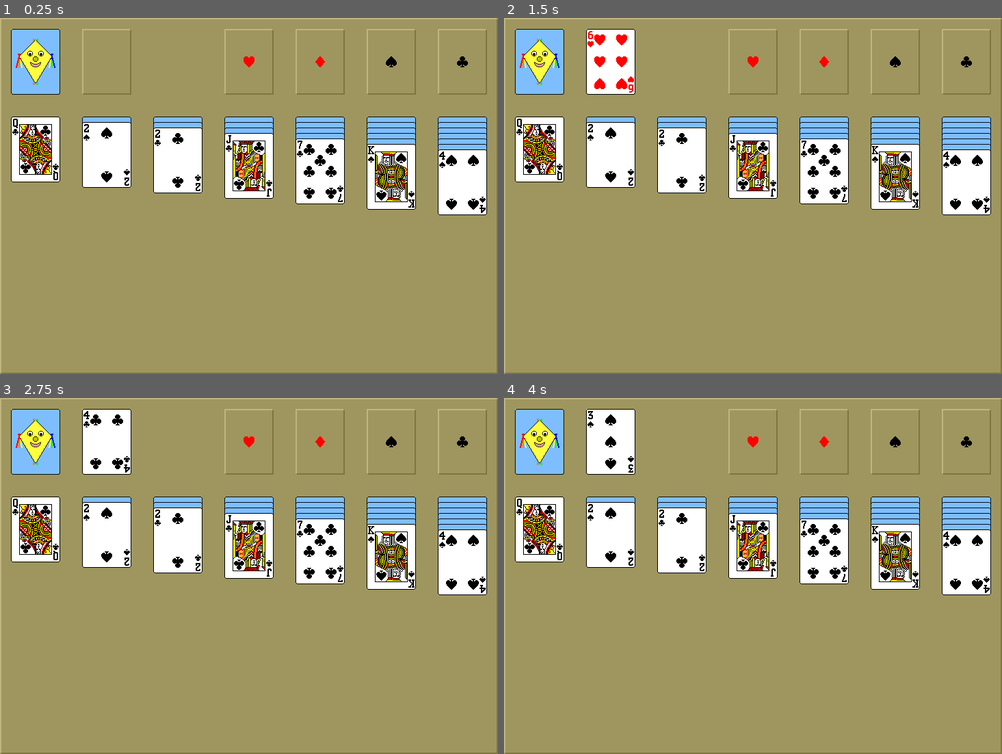
Above: before the commit, frames 1-4 (two rows, left to right).
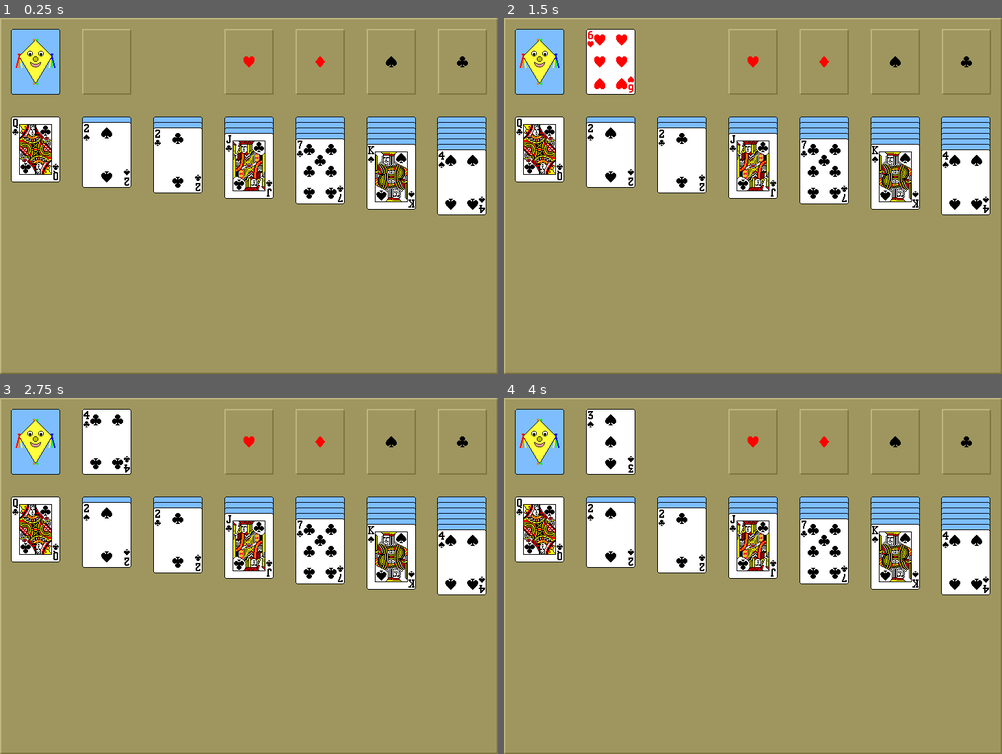
Above: after the commit, the same moments.

Repository: Drachenbauer/Solitaire
Game: Godot game, scene res://scenes/Game.tscn
The game is run twice, just before and just after one commit, with the same random seed, the same clock (stepped at 60 frames per second) and the same inputs.
Inputs (mouse positions are in pixels of both pictures, inside the frame that each line leads up to):
- Up to frame 1 (0.25 s): no input
- Up to frame 2 (1.5 s): tap Enter at 0.5 s; move the mouse to (538, 60) at 0.52 s; click (538, 60) at 0.67 s; tap Space at 1.25 s; click (538, 60) at 1.42 s
- Up to frame 3 (2.75 s): tap Enter at 2 s; click (34, 440) at 2.17 s
- Up to frame 4 (4 s): tap Space at 2.75 s; click (538, 440) at 2.92 s; tap Enter at 3.5 s; click (538, 440) at 3.67 s

The runs differ from the first frame. In frame 1, 0.2% of the frame differs, in the area x 87-98%, y 27-56%; in frame 2, 0.2%; in frame 3, 0.2%; in frame 4, 0.2%.

Commit message:
Added parent nodes for different stacks

Diff:
--- /dev/null
+++ b/Globals.gd
@@ -0,0 +1,10 @@
+extends Node
+
+
+# Declare member variables here:
+var storage_stack = []
+var flip_open_stack = []
+var target_stacks = {"h" : [], "d" : [], "s" : [], "c" : []}
+var bottom_stacks = [[], [], [], [], [], [], []]
+var is_card_flipped = false
+var is_card_sliding = false
--- a/project.godot
+++ b/project.godot
@@ -13,6 +13,10 @@
 config/name="Solitaire"
 run/main_scene="res://scenes/Game.tscn"
 config/icon="res://icon.png"
+
+[autoload]
+
+G="*res://Globals.gd"
 
 [display]
 
--- a/scenes/Card.tscn
+++ b/scenes/Card.tscn
@@ -34,17 +34,16 @@
 
 
 func _on_Card_input_event(_viewport, event, _shape_idx):
-	if !get_parent().get_parent().is_card_flipped && !get_parent().get_parent().is_card_sliding:
-		var stack = get_parent().get_parent().storage_stack
+	if !G.is_card_flipped && !G.is_card_sliding:
+		var stack = G.storage_stack
 
 		if stack.has(self):
 			if stack[stack.size()-1] == self:
 				if event is InputEventMouseButton && event.button_index == BUTTON_LEFT && event.pressed:
 					emit_signal(\"flipped\")
 					show_front()
-					to_front()
-					position.x += 104
-					get_parent().get_parent().flip_open_stack.append(self)
+					change_parent(get_parent().get_parent().get_parent().flip_open)
+					G.flip_open_stack.append(self)
 					stack.erase(self)
 		else:
 			if is_open:
@@ -75,24 +74,25 @@
 	back.visible = !is_open
 
 
-func to_front():
-	get_parent().move_child(self, get_parent().get_child_count() - 1)
+func change_parent(parent):
+	get_parent().remove_child(self)
+	parent.add_child(self)
 
 
 func follow_mouse():
 	if is_picked:
 		var mouse_position = get_viewport().get_mouse_position()
-		position = mouse_position + Vector2(0, 40)
+		position = -(get_parent().position + get_parent().get_parent().position) + mouse_position + Vector2(0, 40)
 
 
 func slide_to(target_pos):
-	get_parent().get_parent().is_card_sliding = true
+	G.is_card_sliding = true
 	tween.interpolate_property(self, \"position\",
 	position, target_pos, 0.1,
 	Tween.TRANS_LINEAR, Tween.EASE_IN_OUT)
 	tween.start()
 	yield(tween,\"tween_completed\")
-	get_parent().get_parent().is_card_sliding = false
+	G.is_card_sliding = false
 "
 
 [sub_resource type="RectangleShape2D" id=2]
--- a/scenes/Game.tscn
+++ b/scenes/Game.tscn
@@ -11,20 +11,17 @@
 const SUITS = {\"h\" : 0, \"d\" : 2, \"s\" : 4, \"c\" : 6}
 const VALUES = [\"a\", 2, 3, 4, 5, 6, 7, 8, 9, 10, \"j\", \"q\", \"k\"]
 
-var storage_stack = []
-var flip_open_stack = []
-var target_stacks = {\"h\" : [], \"d\" : [], \"s\" : [], \"c\" : []}
-var bottom_stacks = [[], [], [], [], [], [], []]
-var storage_pos = Vector2(52, 64)
-var is_card_flipped = false
-var is_card_sliding = false
-
 onready var card_path = preload(\"Card.tscn\")
-onready var deck = $Deck
+onready var storage = $Deck/Storage
+onready var flip_open = $Deck/FlipOpen
+onready var targets = [$Deck/TargetHearts, $Deck/TargetDiamonds, $Deck/TargetSpades, $Deck/TargetClubs]
+onready var bottom = [$Deck/Bottom1, $Deck/Bottom2, $Deck/Bottom3, $Deck/Bottom4, $Deck/Bottom5, $Deck/Bottom6, $Deck/Bottom7]
 
 # Called when the node enters the scene tree for the first time.
 func _ready():
 	generate_deck()
+	shuffle_deck()
+	put_deck_on_storage()
 	deal_bottom_stacks()
 
 
@@ -44,140 +41,177 @@
 			card.suit = SUITS[suit]
 			card.value = value
 			card.id = id
-			deck.add_child(card)
-			card.set_card_type()
-			storage_stack.append(card)
-			card.connect(\"flipped\", self, \"_is_card_flipped\")
-
-	shuffle_deck()
-	sort_card_layers_as_array()
+			G.storage_stack.append(card)
 
 
 func shuffle_deck():
 	randomize()
-	storage_stack.shuffle()
+	G.storage_stack.shuffle()
+
+
+func put_deck_on_storage():
+	for card in G.storage_stack:
+		storage.add_child(card)
+		card.set_card_type()
+		card.connect(\"flipped\", self, \"_is_card_flipped\")
 
 
 func deal_bottom_stacks():
 	var i = 0
 
-	for stack in bottom_stacks:
+	for stack in G.bottom_stacks:
 		i += 1
 
 		for j in range(i):
-			var card = storage_stack[storage_stack.size()-1]
-			card.to_front()
-			card.position = Vector2(52 + ((i - 1) * 104), 192 + (stack.size() * 8))
+			var card = G.storage_stack[G.storage_stack.size()-1]
+			card.change_parent(bottom[G.bottom_stacks.find(stack)])
+			card.position.y = (stack.size() * 8)
+			stack.append(card)
+			G.storage_stack.erase(card)
 
 			if j == i - 1:
 				card.show_front()
-
-			stack.append(card)
-			storage_stack.erase(card)
 
 
 # Called every frame. 'delta' is the elapsed time since the previous frame.
 func _process(_delta):
 	cards_back_to_storage()
-	is_card_flipped = false
+	G.is_card_flipped = false
 
 
 func _is_card_flipped():
-	is_card_flipped = true
+	G.is_card_flipped = true
 
 
 func cards_back_to_storage():
-	if !is_card_flipped && !is_card_sliding:
+	if !G.is_card_flipped && !G.is_card_sliding:
 		var click_position = get_viewport().get_mouse_position()
 
 		if click_position.x > 16 && click_position.x < 89:
 			if click_position.y > 16 && click_position.y < 113:
 				if Input.is_action_just_pressed(\"Click\"):
-					storage_stack = flip_open_stack.duplicate()
-					flip_open_stack.clear()
-					storage_stack.invert()
-					sort_card_layers_as_array()
-
-func sort_card_layers_as_array():
-	for card in storage_stack:
-		card.position = storage_pos
-		card.to_front()
-		card.show_back()
+					G.storage_stack = G.flip_open_stack.duplicate()
+					G.flip_open_stack.clear()
+					G.storage_stack.invert()
+
+					for card in G.storage_stack:
+						card.change_parent()
 "
 
 [node name="Game" type="Node2D"]
 script = SubResource( 1 )
 
-[node name="Panel" type="Panel" parent="."]
+[node name="Background" type="Panel" parent="."]
 margin_right = 728.0
 margin_bottom = 520.0
 mouse_filter = 2
 theme = ExtResource( 1 )
 
-[node name="Panel" type="Panel" parent="Panel"]
+[node name="Panel" type="Panel" parent="Background"]
 margin_left = 16.0
 margin_top = 16.0
 margin_right = 88.0
 margin_bottom = 112.0
 mouse_filter = 2
 
-[node name="Panel2" type="Panel" parent="Panel"]
+[node name="Panel2" type="Panel" parent="Background"]
 margin_left = 120.0
 margin_top = 16.0
 margin_right = 192.0
 margin_bottom = 112.0
 mouse_filter = 2
 
-[node name="Panel3" type="Panel" parent="Panel"]
+[node name="Panel3" type="Panel" parent="Background"]
 margin_left = 328.0
 margin_top = 16.0
 margin_right = 400.0
 margin_bottom = 112.0
 mouse_filter = 2
 
-[node name="Panel4" type="Panel" parent="Panel"]
+[node name="Hearts" type="Sprite" parent="Background/Panel3"]
+position = Vector2( 36, 48 )
+texture = ExtResource( 2 )
+region_enabled = true
+region_rect = Rect2( 0, 0, 16, 16 )
+
+[node name="Panel4" type="Panel" parent="Background"]
 margin_left = 432.0
 margin_top = 16.0
 margin_right = 504.0
 margin_bottom = 112.0
 mouse_filter = 2
 
-[node name="Panel5" type="Panel" parent="Panel"]
+[node name="Diamonds" type="Sprite" parent="Background/Panel4"]
+position = Vector2( 36, 48 )
+texture = ExtResource( 2 )
+region_enabled = true
+region_rect = Rect2( 16, 0, 16, 16 )
+
+[node name="Panel5" type="Panel" parent="Background"]
 margin_left = 536.0
 margin_top = 16.0
 margin_right = 608.0
 margin_bottom = 112.0
 mouse_filter = 2
 
-[node name="Panel6" type="Panel" parent="Panel"]
+[node name="Spades" type="Sprite" parent="Background/Panel5"]
+position = Vector2( 36, 48 )
+texture = ExtResource( 2 )
+region_enabled = true
+region_rect = Rect2( 0, 16, 16, 16 )
+
+[node name="Panel6" type="Panel" parent="Background"]
 margin_left = 640.0
 margin_top = 16.0
 margin_right = 712.0
 margin_bottom = 112.0
 mouse_filter = 2
 
-[node name="Hearts" type="Sprite" parent="Panel"]
-position = Vector2( 364, 64 )
-texture = ExtResource( 2 )
-region_enabled = true
-region_rect = Rect2( 0, 0, 16, 16 )
-
-[node name="Diamonds" type="Sprite" parent="Panel"]
-position = Vector2( 468, 64 )
-texture = ExtResource( 2 )
-region_enabled = true
-region_rect = Rect2( 16, 0, 16, 16 )
-
-[node name="Spades" type="Sprite" parent="Panel"]
-position = Vector2( 572, 64 )
-texture = ExtResource( 2 )
-region_enabled = true
-region_rect = Rect2( 0, 16, 16, 16 )
-
-[node name="Clubs" type="Sprite" parent="Panel"]
-position = Vector2( 676, 64 )
+[node name="Clubs" type="Sprite" parent="Background/Panel6"]
+position = Vector2( 36, 48 )
 texture = ExtResource( 2 )
 region_enabled = true
 region_rect = Rect2( 16, 16, 16, 16 )
 
 [node name="Deck" type="Node2D" parent="."]
+position = Vector2( 52, 64 )
+
+[node name="Storage" type="Node2D" parent="Deck"]
+
+[node name="FlipOpen" type="Node2D" parent="Deck"]
+position = Vector2( 104, 0 )
+rotation = -0.00234827
+
+[node name="TargetHearts" type="Node2D" parent="Deck"]
+position = Vector2( 312, 0 )
+
+[node name="TargetDiamonds" type="Node2D" parent="Deck"]
+position = Vector2( 416, 0 )
+rotation = 0.00124177
+
+[node name="TargetSpades" type="Node2D" parent="Deck"]
+position = Vector2( 520, 0 )
+
+[node name="TargetClubs" type="Node2D" parent="Deck"]
+position = Vector2( 624, 0 )
+
+[node name="Bottom1" type="Node2D" parent="Deck"]
+position = Vector2( 0, 128 )
+
+[node name="Bottom2" type="Node2D" parent="Deck"]
+position = Vector2( 104, 128 )
+
+[node name="Bottom3" type="Node2D" parent="Deck"]
+position = Vector2( 208, 128 )
+
+[node name="Bottom4" type="Node2D" parent="Deck"]
+position = Vector2( 312, 128 )
+
+[node name="Bottom5" type="Node2D" parent="Deck"]
+position = Vector2( 416, 128 )
+
+[node name="Bottom6" type="Node2D" parent="Deck"]
+position = Vector2( 520, 128 )
+
+[node name="Bottom7" type="Node2D" parent="Deck"]
+position = Vector2( 623, 128 )
